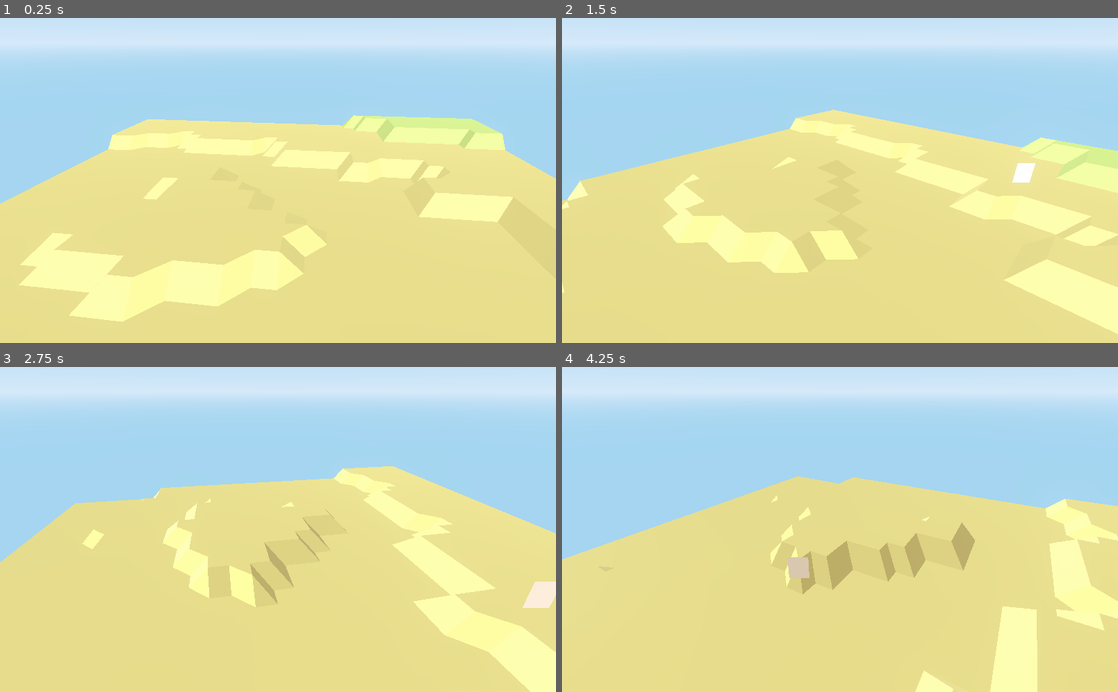
Above: before the commit, frames 1-4 (two rows, left to right).
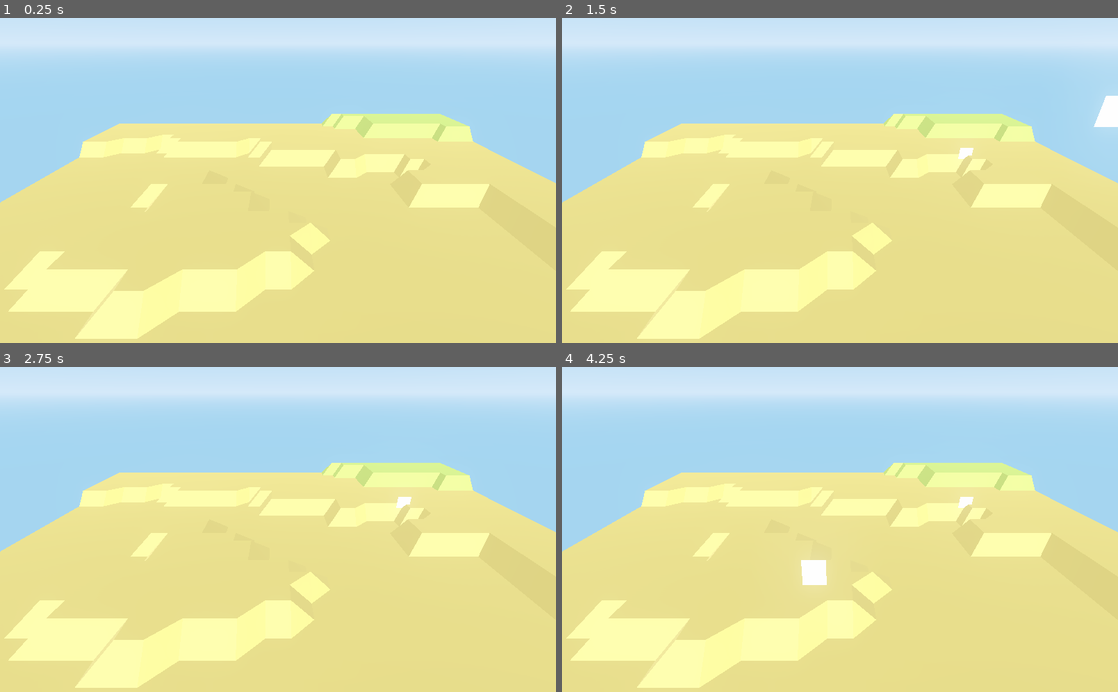
Above: after the commit, the same moments.

Repository: magnetenstad/High-Castle
Game: Godot game, scene res://SceneMain/Main.tscn
Two runs of this game, one before a commit and one after it. Both use one fixed random seed, a clock stepped at 60 frames per second and the inputs below.
Inputs (mouse positions are in pixels of both pictures, inside the frame that each line leads up to):
- Up to frame 1 (0.25 s): no input
- Up to frame 2 (1.5 s): move the mouse to (962, 164) at 0.52 s; hold D 0.53-1.28 s; click (962, 164) at 0.67 s; tap Space at 0.77 s; move the mouse to (728, 196) at 1.27 s; hold S from 1.28 s (still down)
- Up to frame 3 (2.75 s): tap Space at 1.52 s; move the mouse to (333, 458) at 2.02 s; release S at 2.03 s; hold D from 2.03 s (still down)
- Up to frame 4 (4.25 s): move the mouse to (812, 594) at 2.77 s; release D at 2.78 s; hold W 2.78-3.53 s; click (812, 594) at 2.92 s; tap Space at 3.02, 3.77 s; move the mouse to (1006, 578) at 3.52 s; hold A from 3.53 s (still down)

The runs differ from the first frame. In frame 1, 9.5% of the frame differs, in the area x 0-100%, y 29-99%; in frame 2, 24%; in frame 3, 21%; in frame 4, 24%, in the area x 0-100%, y 29-100%.

Commit message:
Remove empty scripts

Diff:
--- a/Game/SceneMain/Main.tscn
+++ b/Game/SceneMain/Main.tscn
@@ -1,10 +1,9 @@
-[gd_scene load_steps=9 format=2]
+[gd_scene load_steps=8 format=2]
 
 [ext_resource path="res://Assets/hatman.png" type="Texture" id=1]
 [ext_resource path="res://SceneMain/World.gd" type="Script" id=2]
 [ext_resource path="res://SceneMain/RigidBody.gd" type="Script" id=3]
 [ext_resource path="res://SceneMain/TurretSpawner.gd" type="Script" id=4]
-[ext_resource path="res://SceneMain/Rotate.gd" type="Script" id=5]
 
 [sub_resource type="GDScript" id=1]
 script/source = "extends Camera
@@ -39,7 +38,6 @@
 script = ExtResource( 2 )
 
 [node name="Rotate" type="Spatial" parent="World"]
-script = ExtResource( 5 )
 
 [node name="Camera" type="Camera" parent="World/Rotate"]
 transform = Transform( 1, 0, 0, 0, 0.899825, 0.436252, 0, -0.436252, 0.899825, -0.00675058, 7.21332, 12.0038 )
--- a/Game/SceneTurret/Turret.tscn
+++ b/Game/SceneTurret/Turret.tscn
@@ -1,42 +1,22 @@
-[gd_scene load_steps=5 format=2]
+[gd_scene load_steps=4 format=2]
 
 [ext_resource path="res://Assets/turret.png" type="Texture" id=1]
 
-[sub_resource type="GDScript" id=1]
-script/source = "extends StaticBody
-
-
-# Declare member variables here. Examples:
-# var a = 2
-# var b = \"text\"
-
-
-# Called when the node enters the scene tree for the first time.
-func _ready():
-	pass # Replace with function body.
-
-
-# Called every frame. 'delta' is the elapsed time since the previous frame.
-#func _process(delta):
-#	pass
-"
-
-[sub_resource type="SpatialMaterial" id=2]
+[sub_resource type="SpatialMaterial" id=1]
 params_billboard_mode = 2
 params_use_alpha_scissor = true
 params_alpha_scissor_threshold = 0.98
 
-[sub_resource type="BoxShape" id=3]
+[sub_resource type="BoxShape" id=2]
 extents = Vector3( 0.222641, 0.226386, 0.221685 )
 
 [node name="Turret" type="StaticBody"]
-script = SubResource( 1 )
 
 [node name="Sprite3D" type="Sprite3D" parent="."]
-material_override = SubResource( 2 )
+material_override = SubResource( 1 )
 pixel_size = 0.02
 texture = ExtResource( 1 )
 
 [node name="CollisionShape" type="CollisionShape" parent="."]
 transform = Transform( 2, 0, 0, 0, 2, 0, 0, 0, 2, 0, 0, 0 )
-shape = SubResource( 3 )
+shape = SubResource( 2 )
